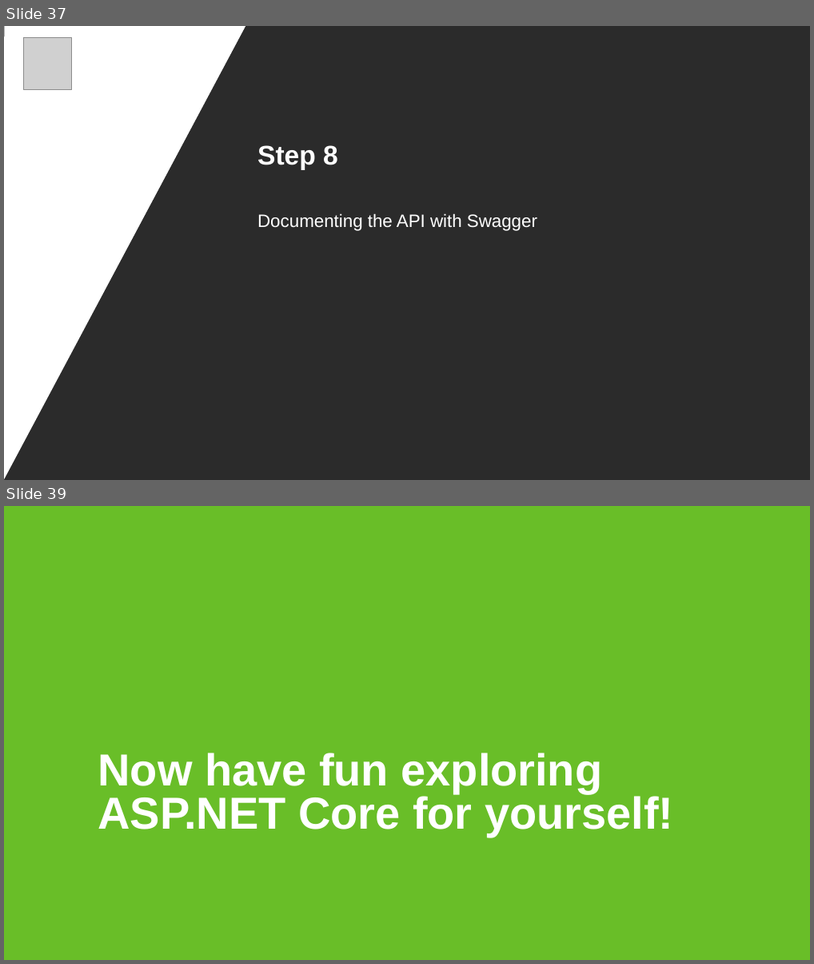
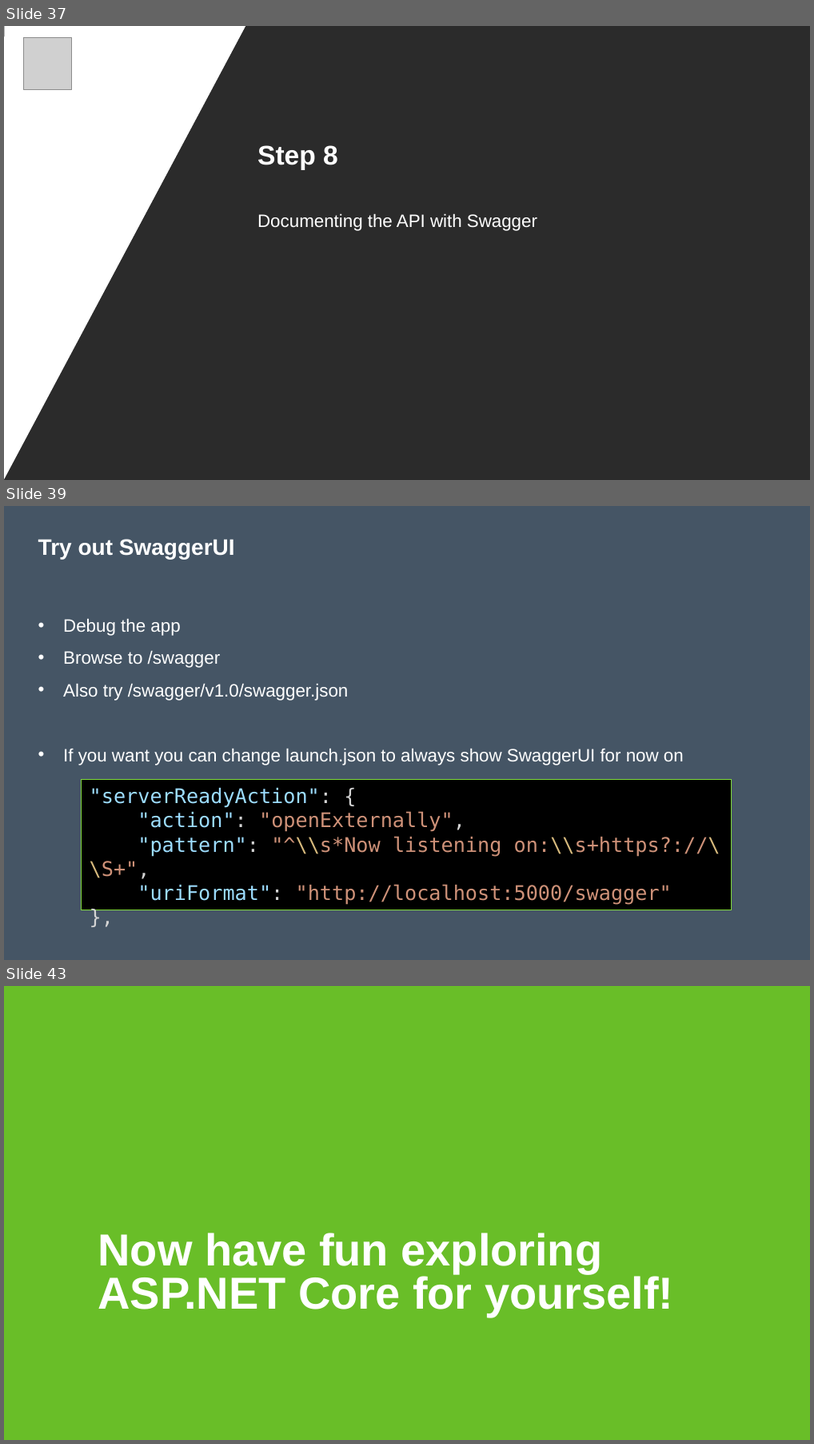
Before and after one commit to nickverschueren/devcruise-2019, a slide deck: Slides/Building an API.pptx. Shown one above the other, each under a label of ours: slides 37 and 39 before the commit, slides 37, 39 and 43 after it; the slides between them are not shown. The pictures are 814x964 and 814x1444 pixels, drawn with LibreOffice and Linux fonts; fonts in the diff are those of the drawing; grey boxes stand for pictures; background and template pictures are left out; a plain dark background stands for a picture behind light text. Boxes give left, top, right and bottom in pixels: in the first picture for what was removed or moved away, otherwise in the second. Text is boxed around its words. In the diff, an @@ line names an element or a change of style, - is before the commit and + after.

Commit message:
Add Step8 Swagger

```diff
--- a/Slides/Building an API.pptx
+++ b/Slides/Building an API.pptx
@@ slide 39 added at [4,506,810,960], background #455565 @@
@@ title added at [38,539,235,559], 20 pt, text #FFFFFF, bold @@
+Try out SwaggerUI
@@ text added at [63,619,684,765], 16 pt, text #FFFFFF @@
+• Debug the app
+• Browse to /swagger
+• Also try /swagger/v1.0/swagger.json
+• If you want you can change launch.json to always show SwaggerUI for now on
@@ rectangle added at [82,780,731,910], fill #000000, outline #82DC3C 0.75 pt, 18 pt, text #CE9178 @@
+"serverReadyAction": {
+"action": "openExternally",
+"pattern": "^\\s*Now listening on:\\s+https?://\\S+",
+"uriFormat": "http://localhost:5000/swagger"
+},
@@ what was slide 39 is now slide 43 @@
```
Also in this commit, not shown: 1 slide changed, 3 other slides added, 5 other files.
